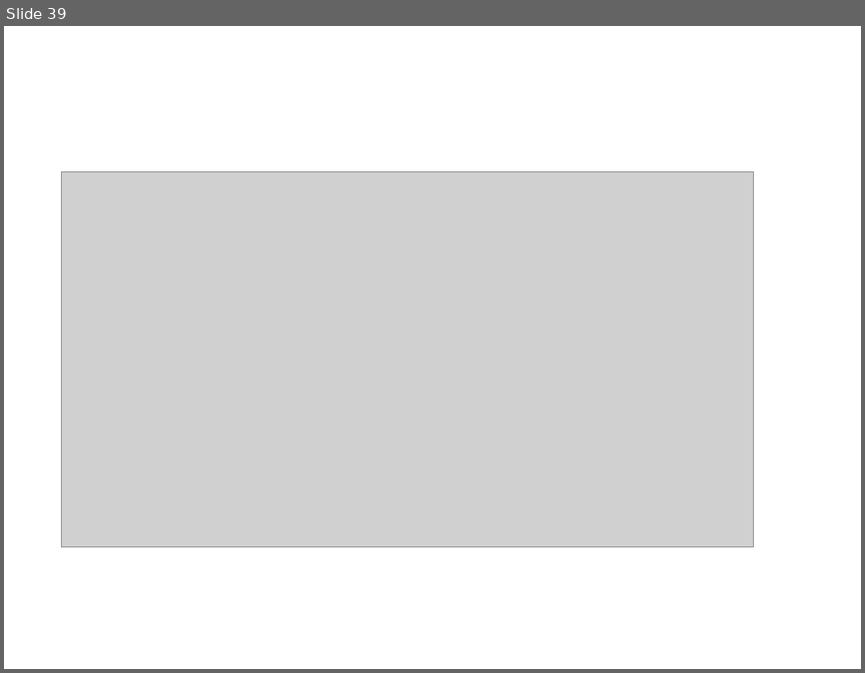
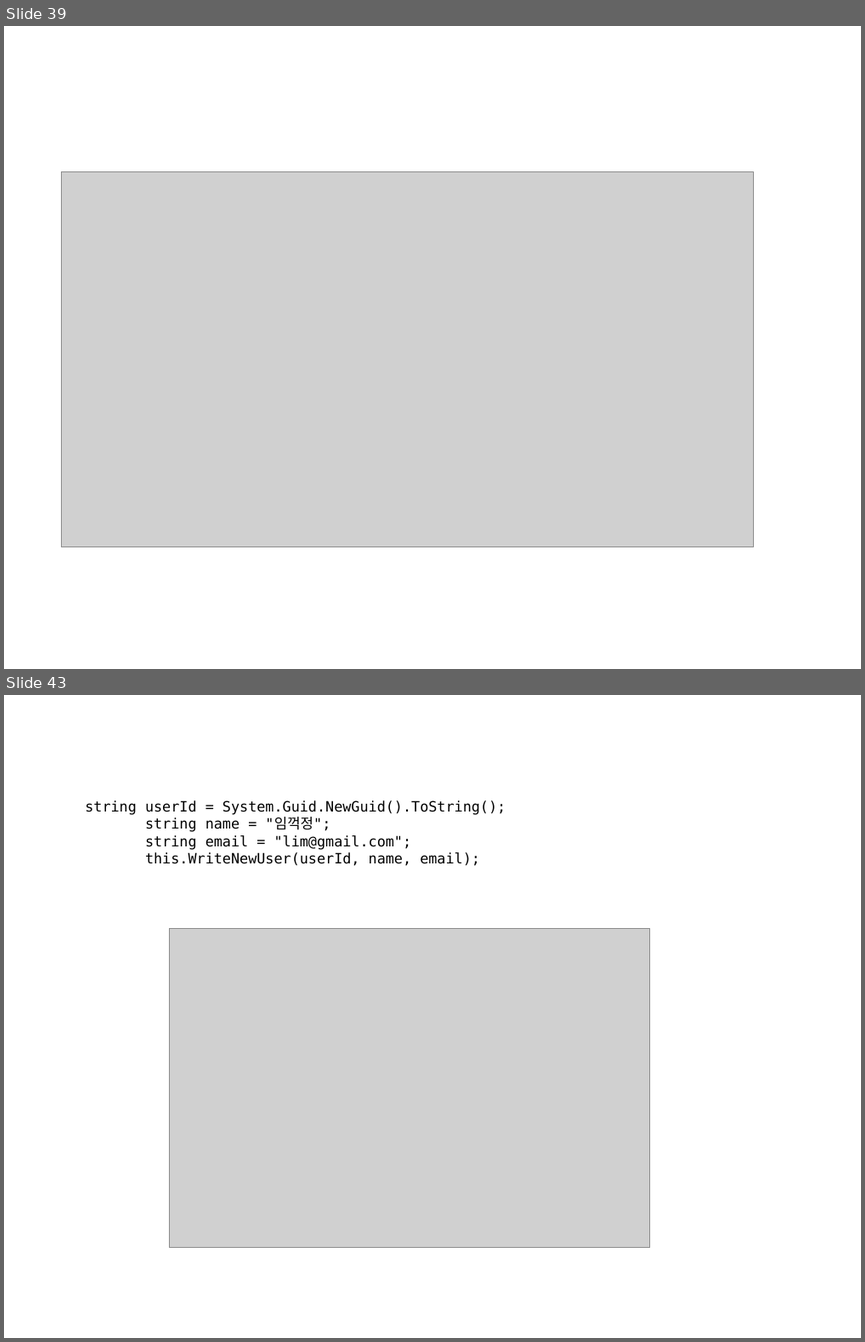
Before and after one commit to smilejsu82/firebase, a slide deck: database/Firebase_데이터베이스.pptx. Shown one above the other, each under a label of ours: slide 39 before the commit, slides 39 and 43 after it; the slides between them are not shown. The pictures are 865x673 and 865x1342 pixels, drawn with LibreOffice and Linux fonts; fonts in the diff are those of the drawing; grey boxes stand for pictures. Boxes give left, top, right and bottom in pixels: in the first picture for what was removed or moved away, otherwise in the second. Text is boxed around its words. In the diff, an @@ line names an element or a change of style, - is before the commit and + after.

```diff
--- a/database/Firebase_데이터베이스.pptx
+++ b/database/Firebase_데이터베이스.pptx
@@ slide 43 added at bbox=[4, 695, 861, 1338], background #FFFFFF @@
@@ text added at bbox=[85, 800, 506, 866], 12 pt, text #000000 @@
+string userId = System.Guid.NewGuid().ToString();
+string name = "임꺽정";
+string email = "lim@gmail.com";
+this.WriteNewUser(userId, name, email);
@@ picture added at bbox=[170, 929, 649, 1247] @@
```
Also in this commit, not shown: 6 other slides added, 2 other files.
